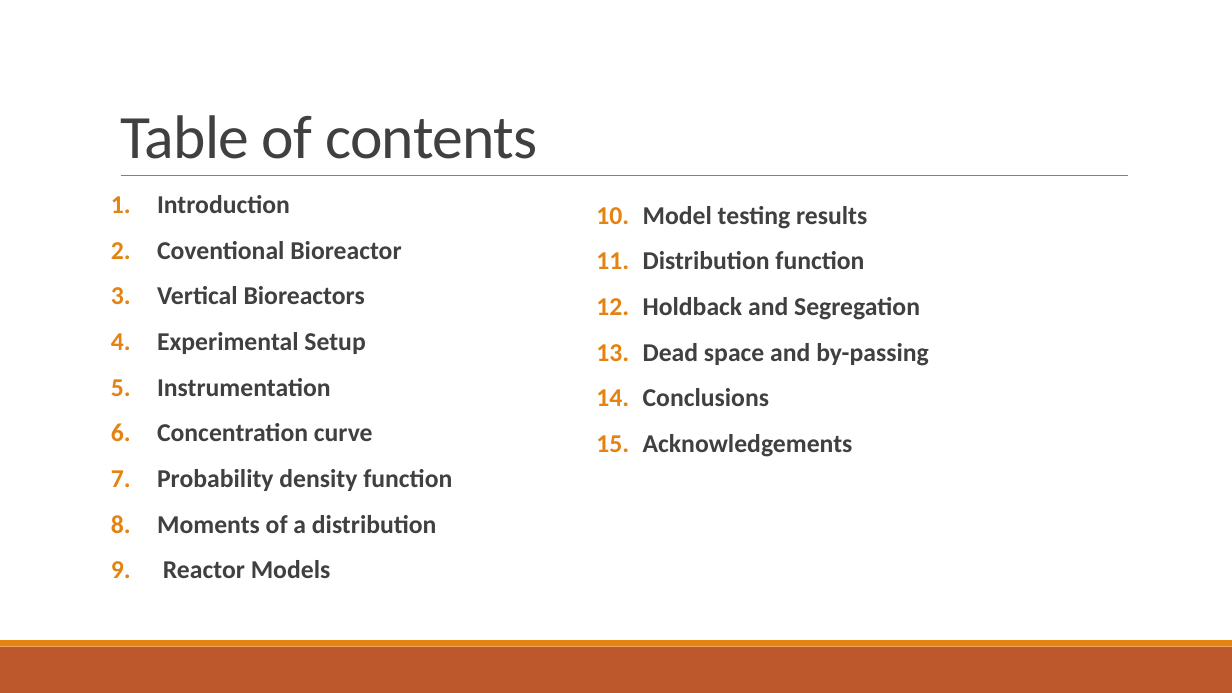
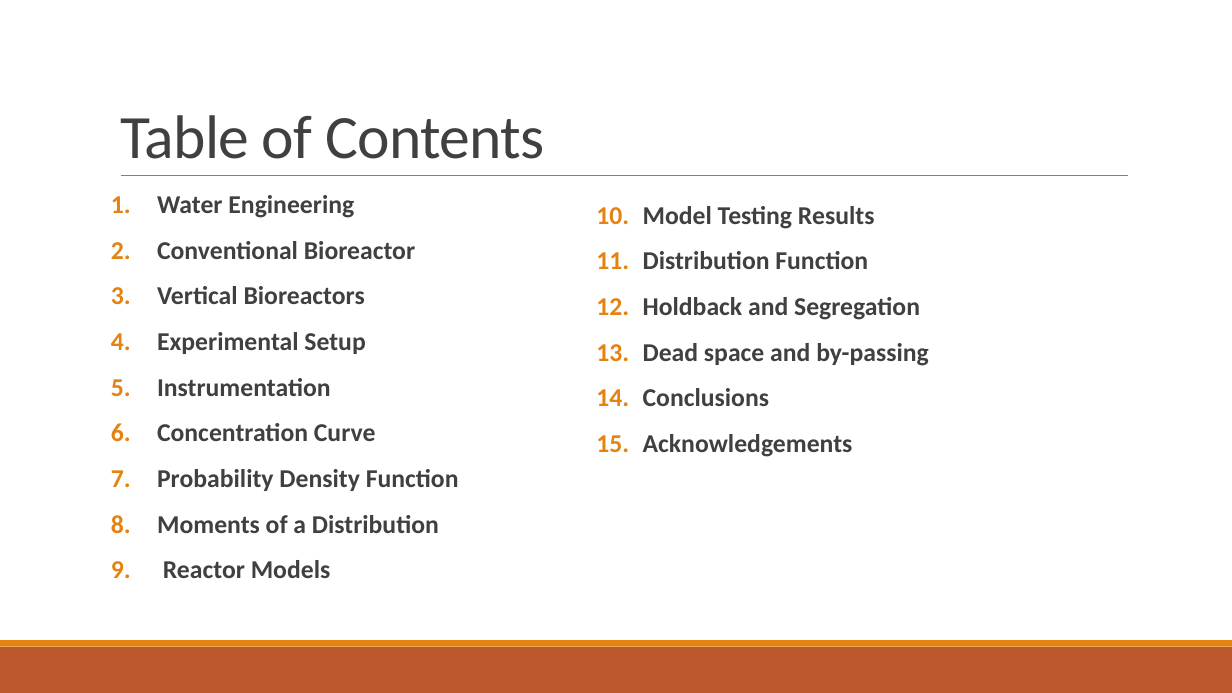
Before and after one commit to mark-edney/Thesis-Matlab, a slide deck: slide 2 of Thesis defense.pptx. Drawn at 1232x693 pixels with LibreOffice and Linux fonts; fonts in the diff are those of the drawing. Boxes give left, top, right and bottom in pixels: in the first picture for what was removed or moved away, otherwise in the second. Text is boxed around its words. In the diff, an @@ line names an element or a change of style, - is before the commit and + after.

```diff
--- a/Thesis defense.pptx
+++ b/Thesis defense.pptx
@@ title at box(120, 115, 545, 159): text changed @@
-Table of contents
+Table of Contents
@@ text at box(157, 195, 415, 259): text changed @@
-1. Introduction
-2. Coventional Bioreactor
+1. Water Engineering
+2. Conventional Bioreactor
@@ text at box(643, 206, 875, 269): text changed @@
-10. Model testing results
-11. Distribution function
+10. Model Testing Results
+11. Distribution Function
@@ text at box(157, 423, 459, 533): text changed @@
-6. Concentration curve
-7. Probability density function
-8. Moments of a distribution
+6. Concentration Curve
+7. Probability Density Function
+8. Moments of a Distribution
```
Also in this commit, not shown: 10 other slides changed.
